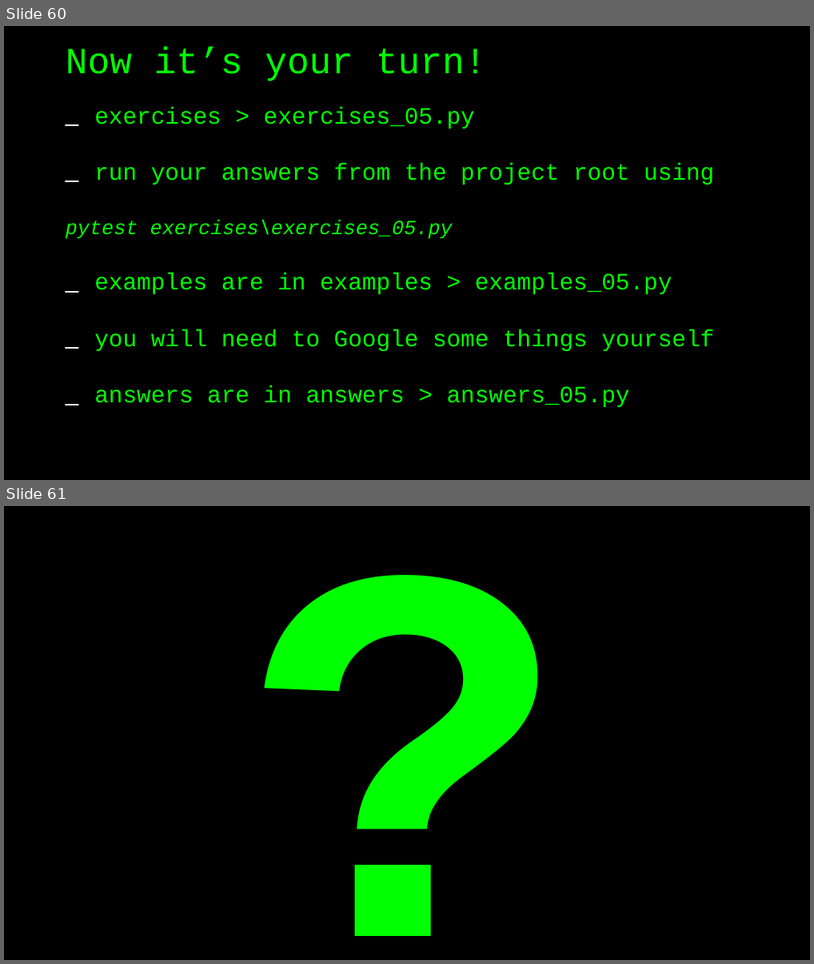
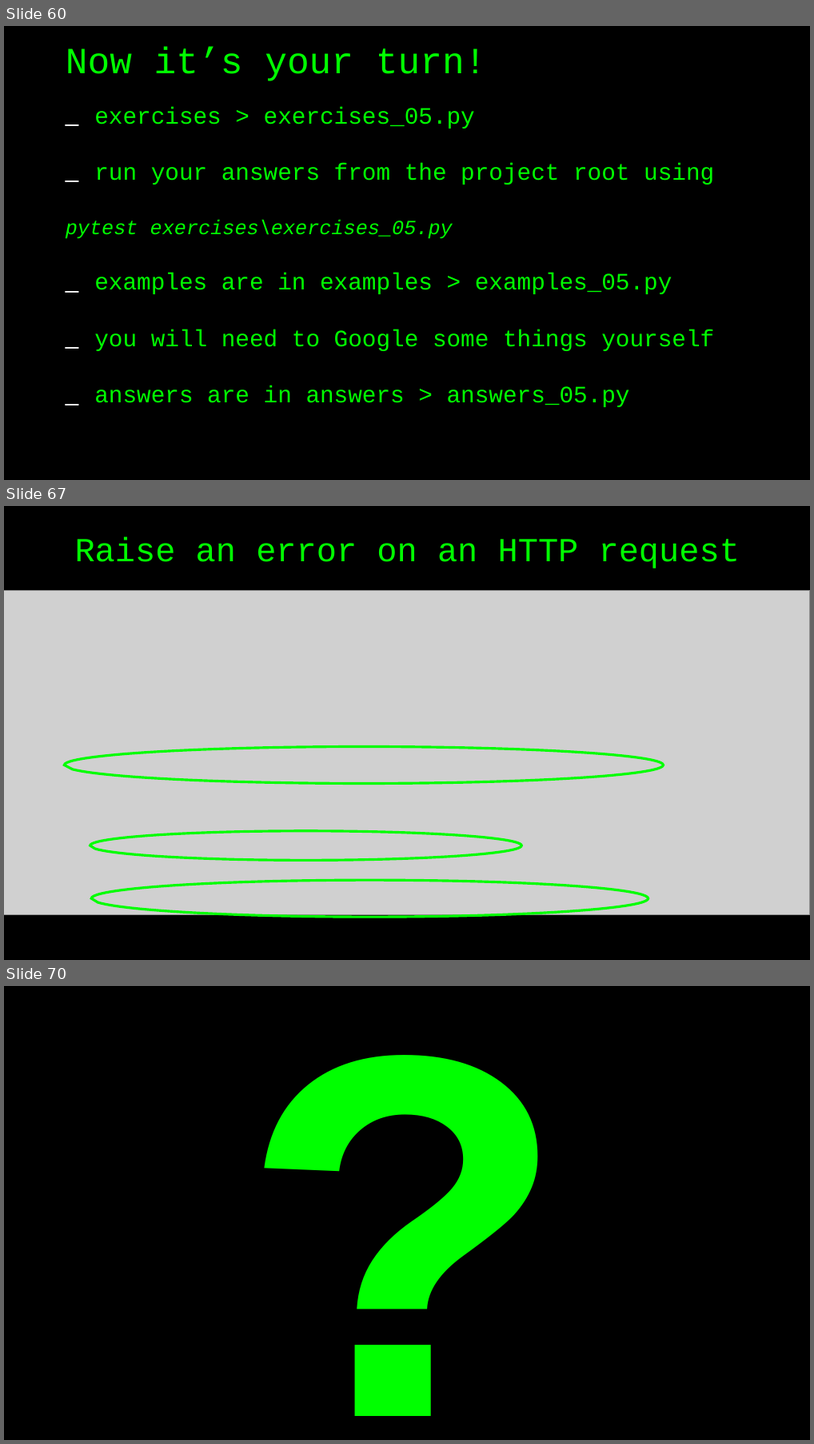
Before and after one commit to basdijkstra/requests-workshop, a slide deck: python-requests-workshop.odp. Shown one above the other, each under a label of ours: slides 60 and 61 before the commit, slides 60, 67 and 70 after it; the slides between them are not shown. The pictures are 814x964 and 814x1444 pixels, drawn with LibreOffice and Linux fonts; fonts in the diff are those of the drawing; grey boxes stand for pictures. Boxes give left, top, right and bottom in pixels: in the first picture for what was removed or moved away, otherwise in the second. Text is boxed around its words. In the diff, an @@ line names an element or a change of style, - is before the commit and + after.

```diff
--- a/python-requests-workshop.odp
+++ b/python-requests-workshop.odp
@@ slide 67 added at (4,506,810,960), background #000000 @@
@@ title added at (75,536,740,568), 40 pt, text #00FF00 @@
+Raise an error on an HTTP request
@@ picture added at (4,590,810,914) @@
@@ freeform shape added at (65,746,664,783), outline #00FF00 3 pt @@
@@ freeform shape added at (90,831,522,860), outline #00FF00 3 pt @@
@@ freeform shape added at (92,880,649,916), outline #00FF00 3 pt @@
@@ what was slide 61 is now slide 70 @@
```
Also in this commit, not shown: 8 other slides added, 6 other files.
